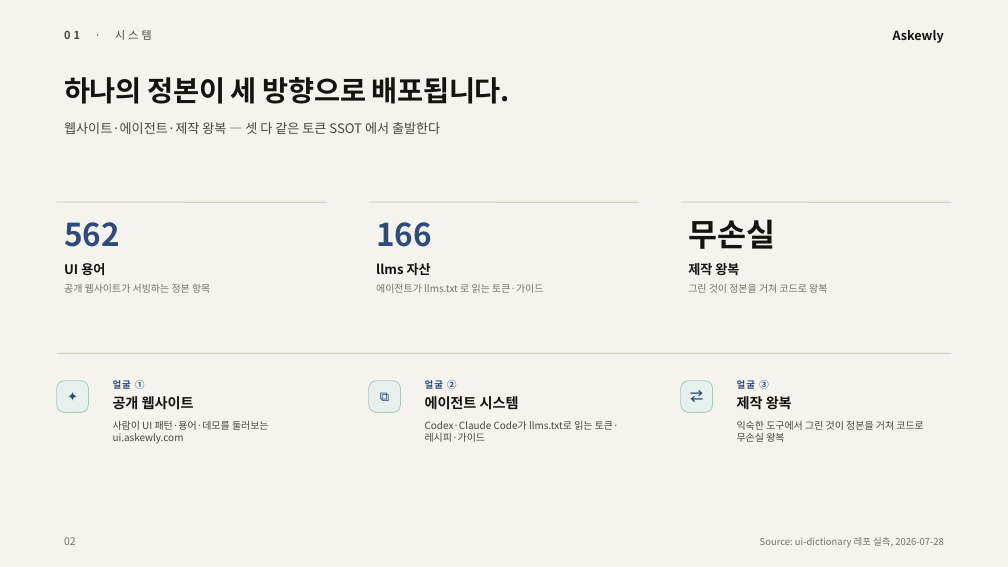
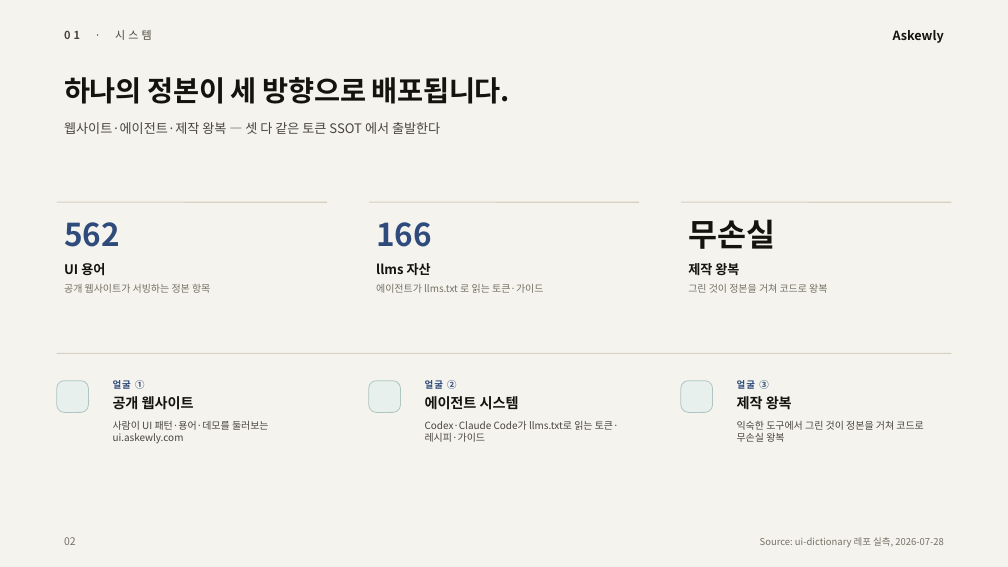
Before and after one commit to lumatic2/ui-dictionary, a slide deck: slide 2 of decks/askewly-design-intro/export/askewly-design-intro.bespoke.pptx. Drawn at 1008x567 pixels with LibreOffice and Linux fonts; fonts in the diff are those of the drawing; background and template pictures are left out. Boxes give left, top, right and bottom in pixels: in the first picture for what was removed or moved away, otherwise in the second. Text is boxed around its words. In the diff, an @@ line names an element or a change of style, - is before the commit and + after.

```diff
--- a/decks/askewly-design-intro/export/askewly-design-intro.bespoke.pptx
+++ b/decks/askewly-design-intro/export/askewly-design-intro.bespoke.pptx
@@ text removed at [57, 381, 88, 413] @@
-✦
@@ text removed at [369, 381, 401, 413] @@
-⧉
@@ text removed at [681, 381, 713, 413] @@
-⇄
```
Also in this commit, not shown: 4 other slides changed, 13 other files.
